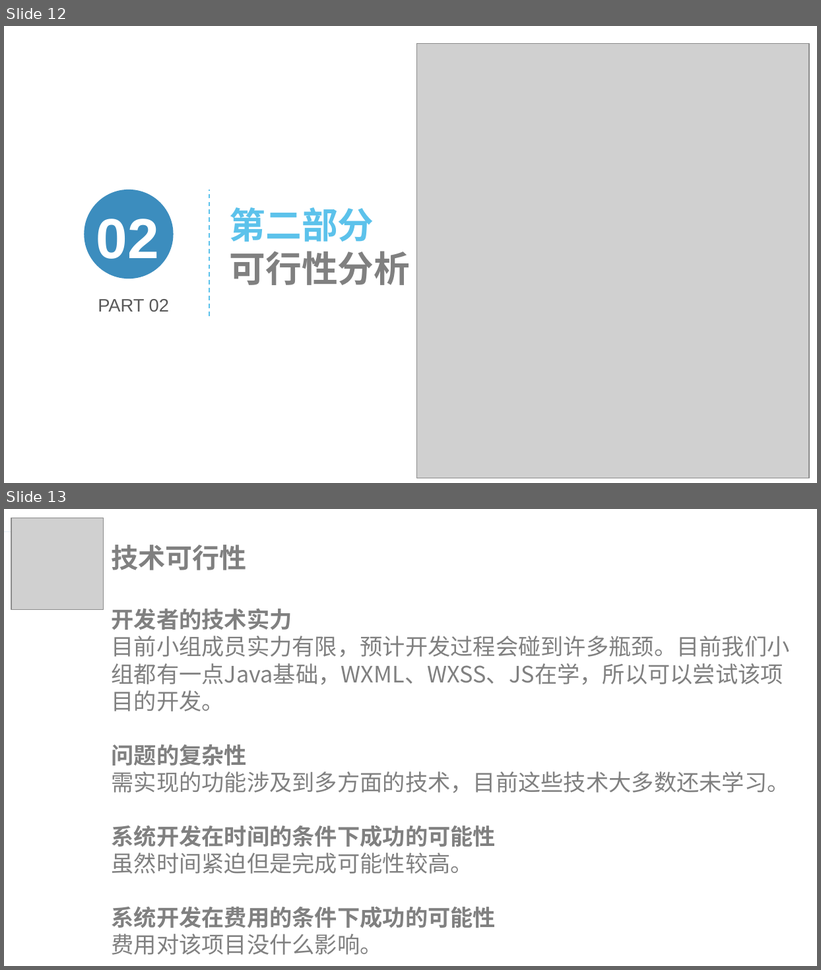
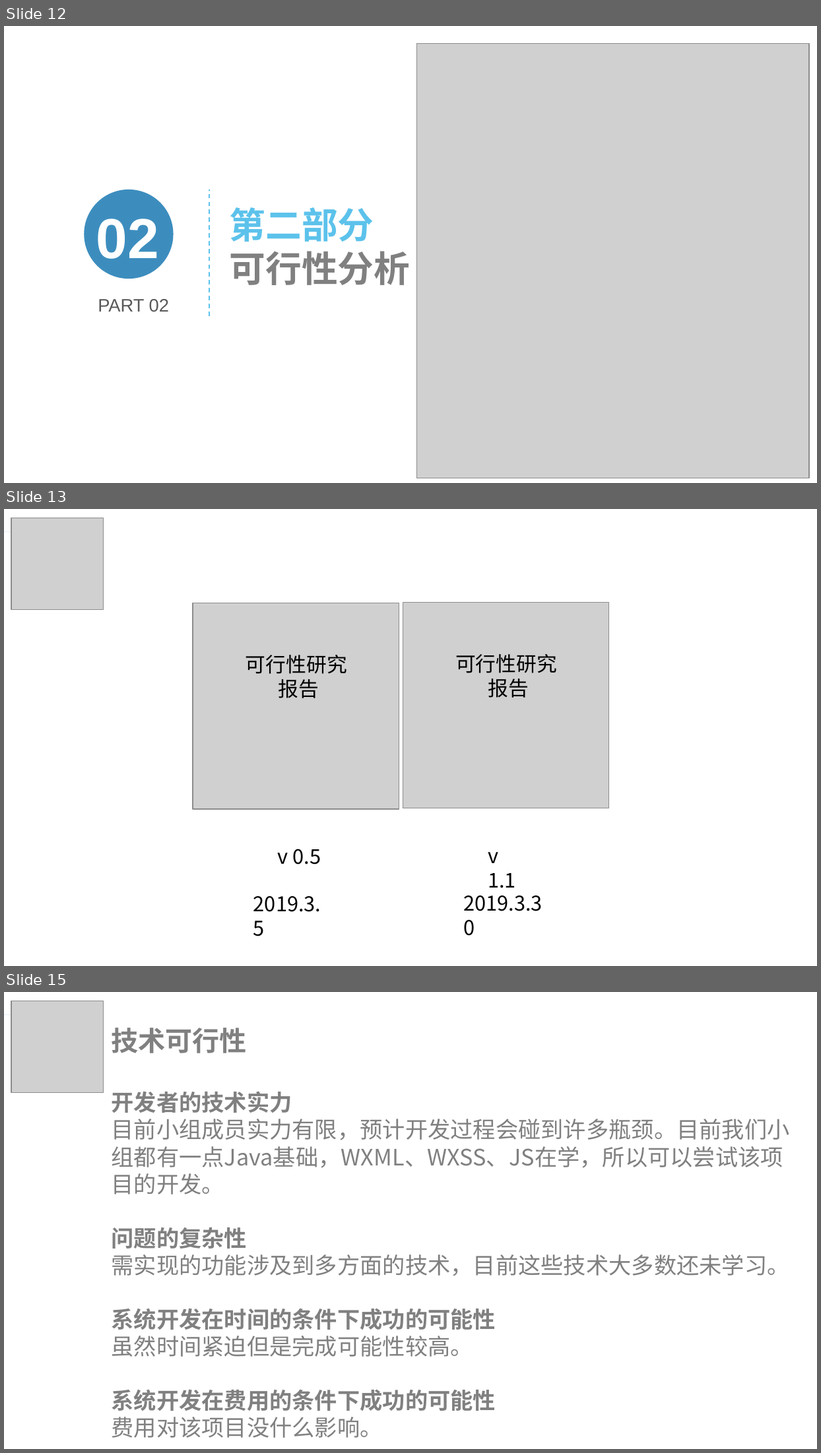
Before and after one commit to lorenzoyoung/ZUCC-Lazy-Bone, a slide deck: 评审PPT/项目计划/ZUCCLazyBone项目计划.pptx. Shown one above the other, each under a label of ours: slides 12 and 13 before the commit, slides 12, 13 and 15 after it; the slides between them are not shown. The pictures are 821x970 and 821x1453 pixels, drawn with LibreOffice and Linux fonts; fonts in the diff are those of the drawing; grey boxes stand for pictures. Boxes give left, top, right and bottom in pixels: in the first picture for what was removed or moved away, otherwise in the second. Text is boxed around its words. In the diff, an @@ line names an element or a change of style, - is before the commit and + after.

```diff
--- a/评审PPT/项目计划/ZUCCLazyBone项目计划.pptx
+++ b/评审PPT/项目计划/ZUCCLazyBone项目计划.pptx
@@ slide 13 added at (4, 509, 817, 966), background #FFFFFF; not listed: 2 template elements that a slide beside it also shows @@
@@ picture added at (11, 518, 103, 610) @@
@@ rectangle added at (4, 531, 141, 576), fill #FFFFFF @@
@@ picture added at (193, 603, 399, 810) @@
@@ picture added at (403, 603, 610, 809) @@
@@ text added at (246, 655, 347, 698), 18 pt, text #000000 @@
+可行性研究 报告
@@ text added at (455, 654, 557, 698), 18 pt, text #000000 @@
+可行性研究 报告
@@ text added at (278, 849, 321, 865), 18 pt, text #000000 @@
+v 0.5
@@ text added at (488, 852, 516, 889), 18 pt, text #000000 @@
+v 1.1
@@ text added at (253, 896, 321, 937), 18 pt, text #000000 @@
+2019.3.5
@@ text added at (463, 896, 543, 912), 18 pt, text #000000 @@
+2019.3.30
@@ what was slide 13 is now slide 15 @@
```
Also in this commit, not shown: 6 slides changed, 1 other slide added, 18 other files.
